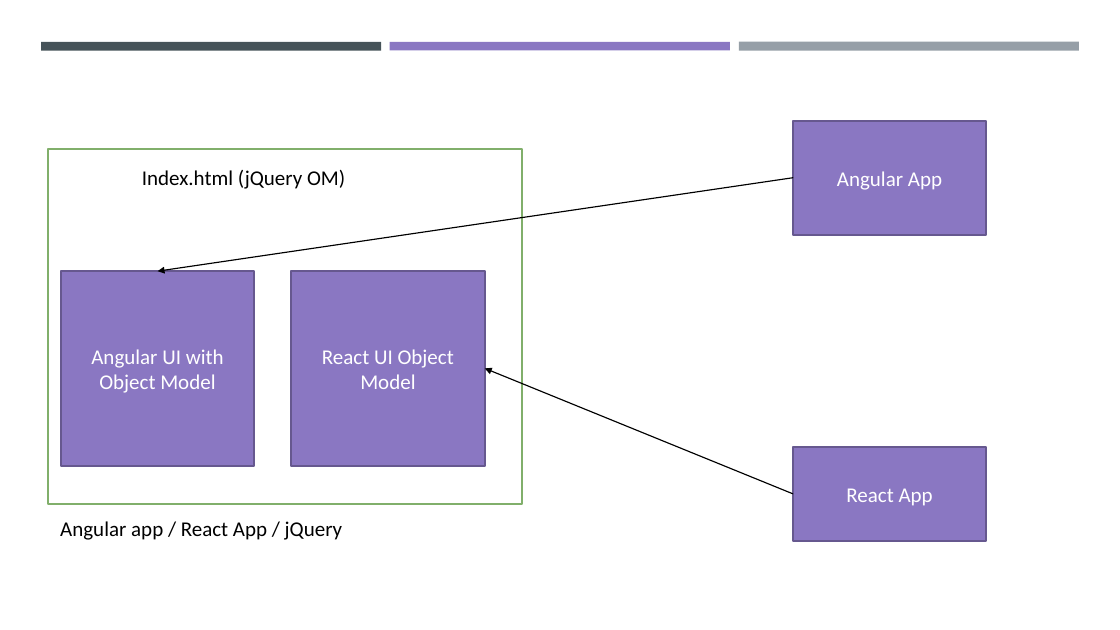
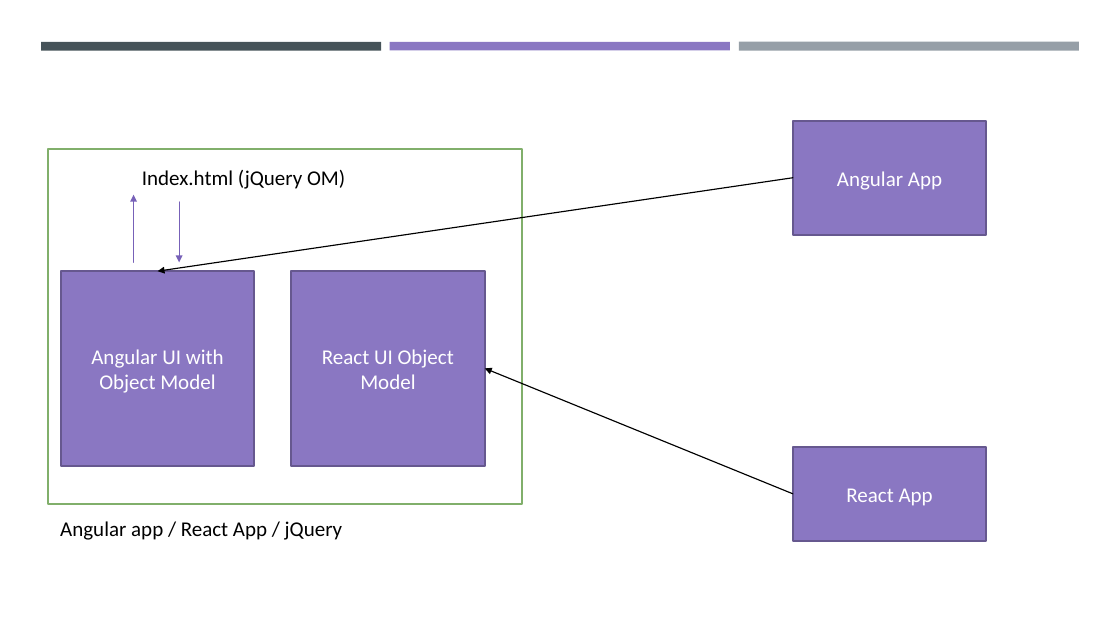
Before and after one commit to maheshsabnis/ngfinastra, a slide deck: slide 10 of Training_Diagrams.pptx. Drawn at 1120x630 pixels with LibreOffice and Linux fonts; fonts in the diff are those of the drawing. Boxes give left, top, right and bottom in pixels: in the first picture for what was removed or moved away, otherwise in the second. Text is boxed around its words. In the diff, an @@ line names an element or a change of style, - is before the commit and + after.

```diff
--- a/Training_Diagrams.pptx
+++ b/Training_Diagrams.pptx
@@ arrow added from (134, 262) to (134, 195), #7761B8 1 pt @@
@@ arrow added from (179, 202) to (179, 262), #7761B8 1 pt @@
```
Also in this commit, not shown: 2 slides added, 22 other files.
